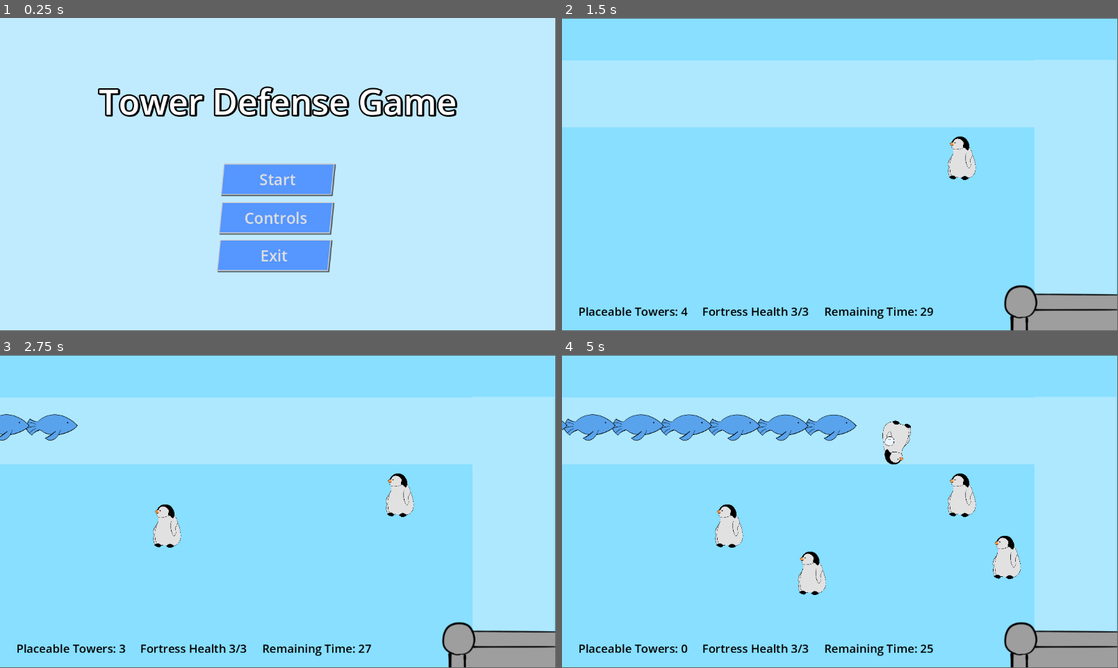
Above: before the commit, frames 1-4 (two rows, left to right).
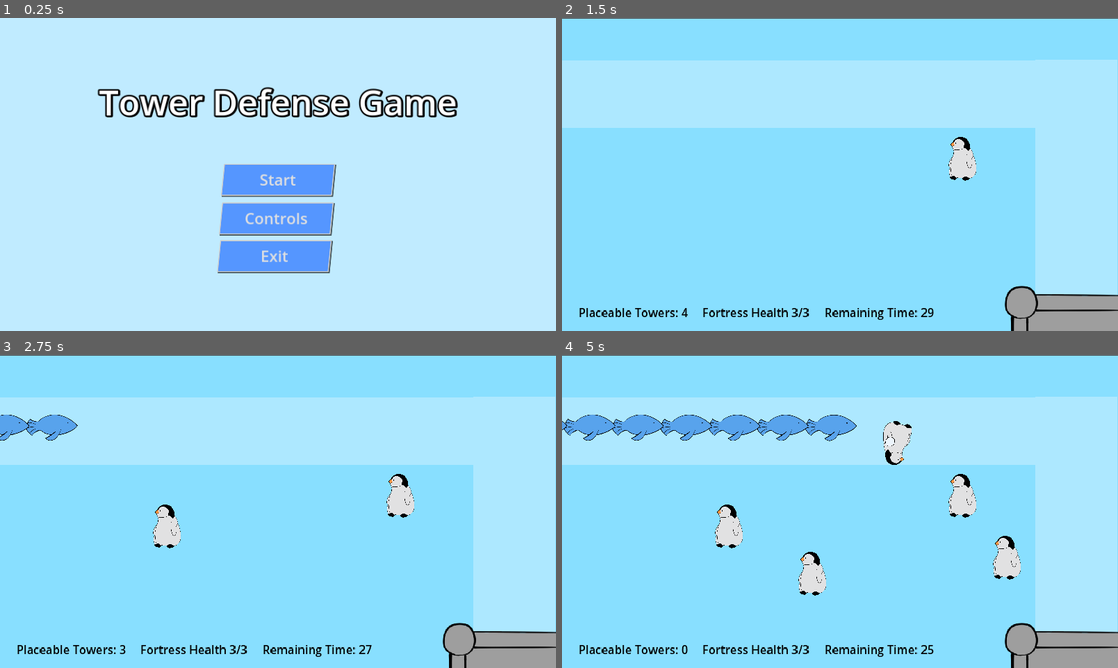
Above: after the commit, the same moments.

Repository: TraighScott/PenguinDefense
Game: Godot game, scene res://menus/main_menu.tscn
The game is run twice, just before and just after one commit, with the same random seed, the same clock (stepped at 60 frames per second) and the same inputs.
Inputs (mouse positions are in pixels of both pictures, inside the frame that each line leads up to):
- Up to frame 1 (0.25 s): no input
- Up to frame 2 (1.5 s): click "Start" at 0.5 s; tap Enter at 1.25 s; move the mouse to (962, 158) at 1.27 s; click (962, 158) at 1.35 s
- Up to frame 3 (2.75 s): tap Space at 2 s; move the mouse to (166, 527) at 2.02 s; click (166, 527) at 2.1 s
- Up to frame 4 (5 s): move the mouse to (895, 442) at 2.77 s; click (895, 442) at 2.85 s; move the mouse to (812, 574) at 3.52 s; click (812, 574) at 3.6 s; move the mouse to (1006, 558) at 4.27 s; click (1006, 558) at 4.35 s
In our replay, the window is 799x449 before the commit and 800x450 after it. These sizes can differ from the game's own. Grey fills any space a smaller window leaves; there, only what the larger window draws over its background counts as a difference.

The runs differ from the first frame. In frame 1, 3.3% of the frame differs, in the area x 17-83%, y 21-82%; in frame 2, 2.0%; in frame 3, 2.2%; in frame 4, 3.0%.

Commit message:
Fix bugs and style guide issues

Diff:
--- a/project/enemy/enemy.tscn
+++ b/project/enemy/enemy.tscn
@@ -13,7 +13,8 @@
 collision_layer = 2
 script = ExtResource("1_ggy8h")
 
-[node name="Sprite2D2" type="Sprite2D" parent="."]
+[node name="Sprite2D" type="Sprite2D" parent="."]
+texture_filter = 1
 scale = Vector2(0.25, 0.25)
 texture = ExtResource("2_npaq2")
 
--- a/project/enemy/path1.tscn
+++ b/project/enemy/path1.tscn
@@ -10,6 +10,7 @@
 point_count = 3
 
 [node name="Path1" type="Path2D"]
+texture_filter = 1
 curve = SubResource("Curve2D_g1wx6")
 script = ExtResource("1_qedb3")
 
--- a/project/fortress/fortress.tscn
+++ b/project/fortress/fortress.tscn
@@ -4,6 +4,7 @@
 [ext_resource type="Texture2D" uid="uid://7sfrh1r7itc5" path="res://fortress/fortress.png" id="2_pky1w"]
 
 [node name="Fortress" type="Node2D"]
+texture_filter = 1
 script = ExtResource("1_vtpmo")
 
 [node name="Sprite2D" type="Sprite2D" parent="."]
--- a/project/project.godot
+++ b/project/project.godot
@@ -19,6 +19,10 @@
 
 SoundController="*res://Sounds/sound_controller.tscn"
 
+[display]
+
+window/stretch/mode="canvas_items"
+
 [global_group]
 
 projectile=""
--- a/project/tower/projectile.tscn
+++ b/project/tower/projectile.tscn
@@ -11,6 +11,7 @@
 script = ExtResource("1_1j02u")
 
 [node name="Sprite2D" type="Sprite2D" parent="."]
+texture_filter = 1
 position = Vector2(5.36442e-07, -7.00355e-07)
 scale = Vector2(0.0595238, 0.0671141)
 texture = ExtResource("2_tbtix")
--- a/project/tower/tower.gd
+++ b/project/tower/tower.gd
@@ -5,6 +5,7 @@
 var curr: Node2D
 
 @onready var sprite: Sprite2D = $Sprite2D
+
 
 func _physics_process(_delta: float) -> void:
 	if is_instance_valid(curr):
--- a/project/tower/tower.tscn
+++ b/project/tower/tower.tscn
@@ -13,6 +13,7 @@
 script = ExtResource("1_bf3bc")
 
 [node name="Sprite2D" type="Sprite2D" parent="."]
+texture_filter = 1
 position = Vector2(0.5, -0.5)
 scale = Vector2(0.1, 0.1)
 texture = ExtResource("2_ygpwx")
--- a/project/world/world.gd
+++ b/project/world/world.gd
@@ -3,11 +3,11 @@
 
 signal enemy_spawned
 
+var _tower_limit := 0
+
 @onready var path = preload("res://enemy/path1.tscn")
 @onready var tower_scene = preload("res://tower/tower.tscn")
 @onready var fortress: Node2D = $Fortress
-
-var tower_limit := 0
 
 
 func _physics_process(_delta: float) -> void:
@@ -16,13 +16,13 @@
 	$FortressHealth.text = "Fortress Health %d/3" % fortress.health
 
 	if Input.is_action_just_pressed("spawn_tower"):
-		if tower_limit < 5:
+		if _tower_limit < 5:
 			var mouse_pos := get_global_mouse_position()
 			var tower = tower_scene.instantiate()
 			get_node("Towers").add_child(tower)
 			tower.position = mouse_pos
-			tower_limit += 1
-			$PlaceableTowers.text = "Placeable Towers: %d" % (5 - tower_limit)
+			_tower_limit += 1
+			$PlaceableTowers.text = "Placeable Towers: %d" % (5 - _tower_limit)
 
 	$RemainingTime.text = "Remaining Time: %d" % $GameEndTimer.time_left
 
@@ -30,7 +30,6 @@
 func _on_enemy_spawn_timer_timeout():
 	var enemy = path.instantiate()
 	add_child(enemy)
-	#print(enemy.enemy)
 	enemy_spawned.emit(enemy.enemy)
 	print("spawned")
 
--- a/project/world/world.tscn
+++ b/project/world/world.tscn
@@ -16,6 +16,7 @@
 font_color = Color(0, 0, 0, 1)
 
 [node name="World" type="Node2D"]
+texture_filter = 1
 script = ExtResource("1_h8od5")
 
 [node name="Background" type="ColorRect" parent="."]
